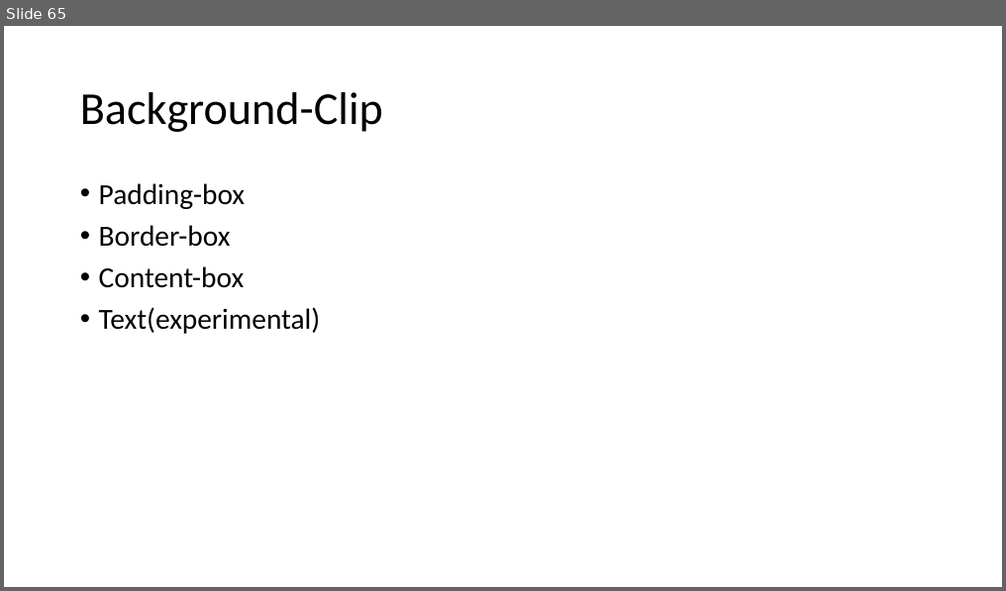
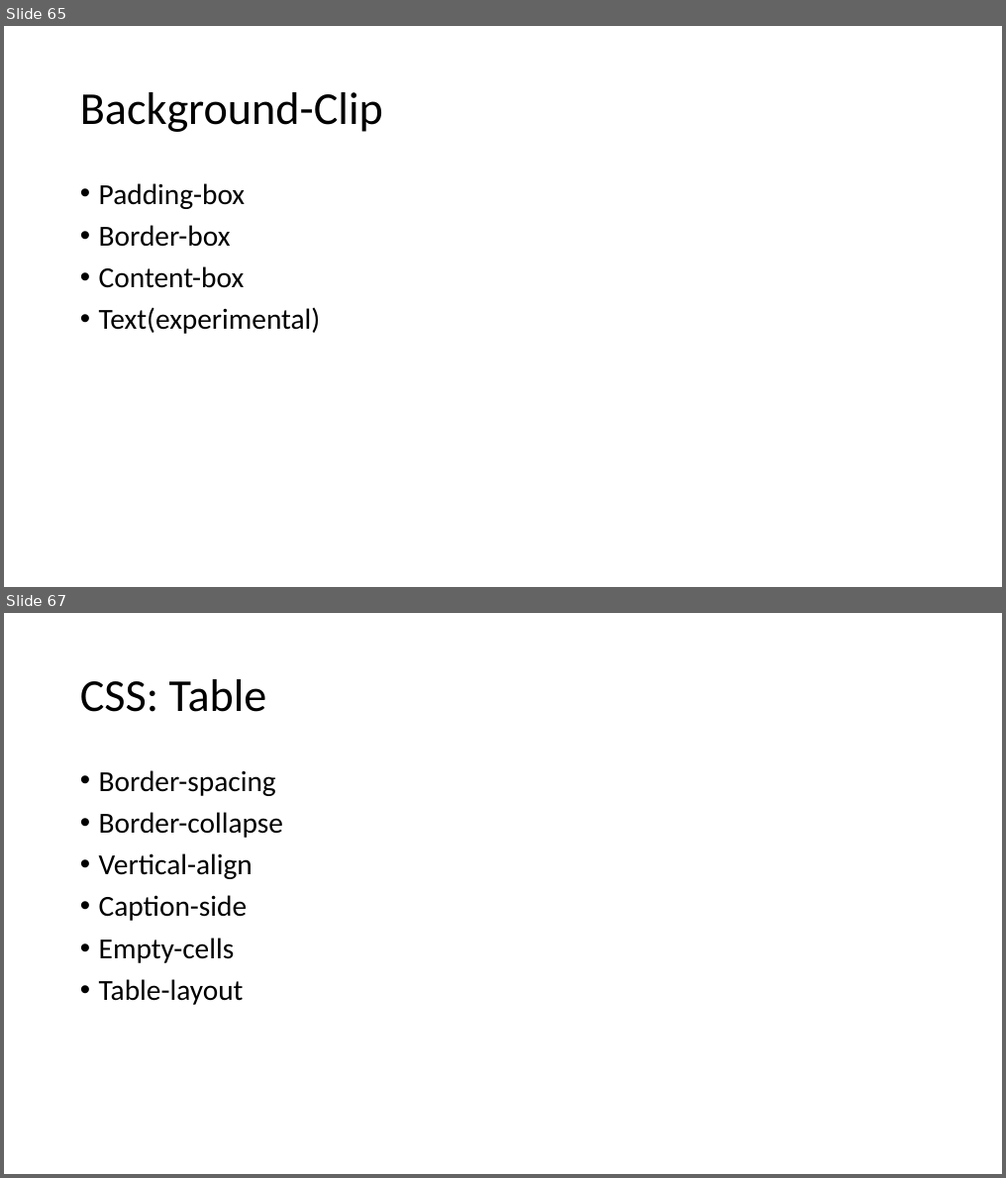
Before and after one commit to PiyushChaturvedii/Batch04, a slide deck: CSS.pptx. Shown one above the other, each under a label of ours: slide 65 before the commit, slides 65 and 67 after it; the slides between them are not shown. The pictures are 1006x591 and 1006x1178 pixels, drawn with LibreOffice and Linux fonts; fonts in the diff are those of the drawing. Boxes give left, top, right and bottom in pixels: in the first picture for what was removed or moved away, otherwise in the second. Text is boxed around its words. In the diff, an @@ line names an element or a change of style, - is before the commit and + after.

Commit message:
position,table updated

```diff
--- a/CSS.pptx
+++ b/CSS.pptx
@@ slide 67 added at <box>4,613,1002,1174</box>, background #FFFFFF @@
@@ title added at <box>80,679,267,712</box>, 44 pt, text #000000 @@
+CSS: Table
@@ text added at <box>99,770,283,1005</box>, 28 pt, text #000000 @@
+• Border-spacing
+• Border-collapse
+• Vertical-align
+• Caption-side
+• Empty-cells
+• Table-layout
```
Also in this commit, not shown: 1 other slide added, 2 other files.
